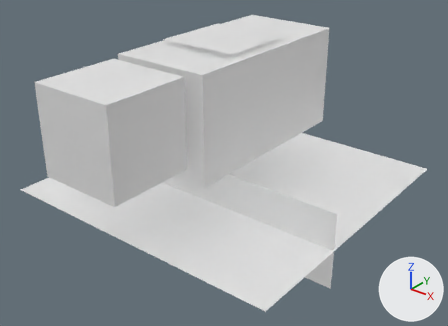
An edit to the Blender file media/npc/cuboid-pet.blend, drawn before and after from the same camera.
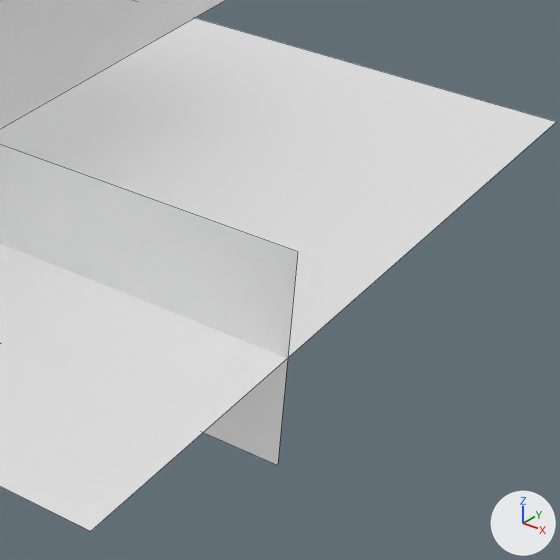
Each version is shown whole from a 50 mm lens placed at (1.76, -2.01, 1.48), pointed at (0.06, 0.12, 0.16), then close up on the part from 52% to 96% of the width and 39% to 99% of the height. Lighting does not change. The marker at lower right points along +X, +Y and +Z. The close-ups show mesh edges as thin lines.

The first close-up shows 'cuboid-pet-mesh'.
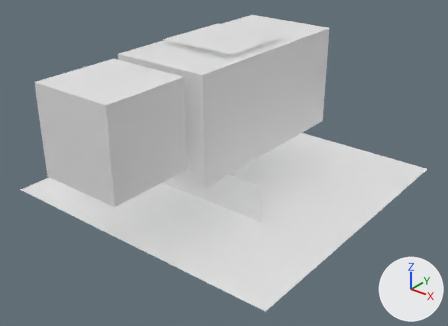
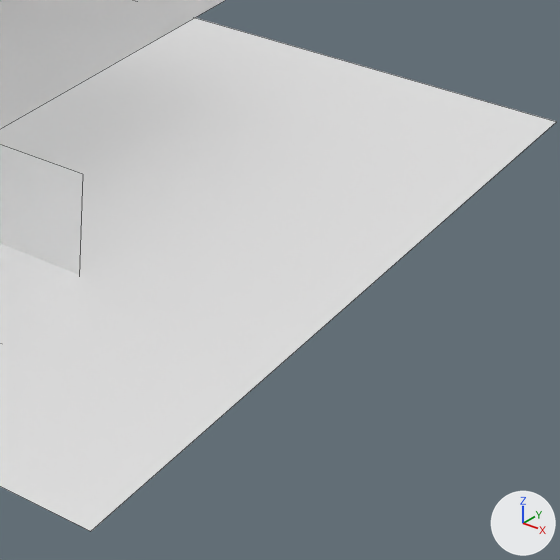
Commit message: feat: cuboid-pet: resize npc label (half width)

Where the change shows, as pixel boxes [x1, y1, x2, y2] in the close-ups (560 x 560 px; the box of a moved part takes in the faces that stretch with it):
part 1 of me_cube_003, moved or reshaped
    before: [0, 145, 297, 465]
    after: [0, 145, 83, 275]

The edits, one by one:
me_cube_003 has 32 vertices, 16 faces and spans x -0.75..0.75, y -0.7..1.0, z -0.19..0.75.
me_cube_003 is used by ob_cuboid_pet_mesh; location (0.0, 0.0, 0.0).
Part 1, on me_cube_003:
Vertex 28 of me_cube_003 moves from (0.75, 0.0, 0.18) at pixel (297, 251) to (0.37, 0.0, 0.18) at pixel (82, 174).
Vertex 29 of me_cube_003 moves from (-0.75, 0.0, 0.18) to (-0.37, 0.0, 0.18).
Vertex 30 of me_cube_003 moves from (0.75, 0.0, -0.19) at pixel (277, 465) to (0.37, 0.0, -0.19).
Vertex 31 of me_cube_003 moves from (-0.75, 0.0, -0.19) to (-0.37, 0.0, -0.19).
